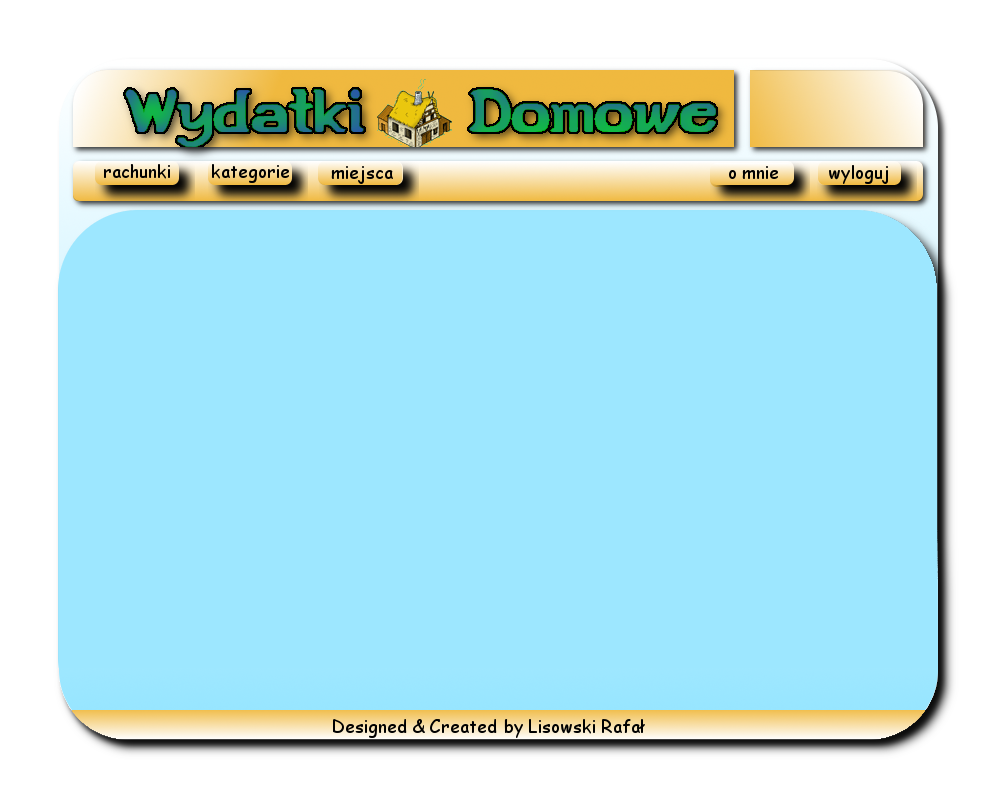
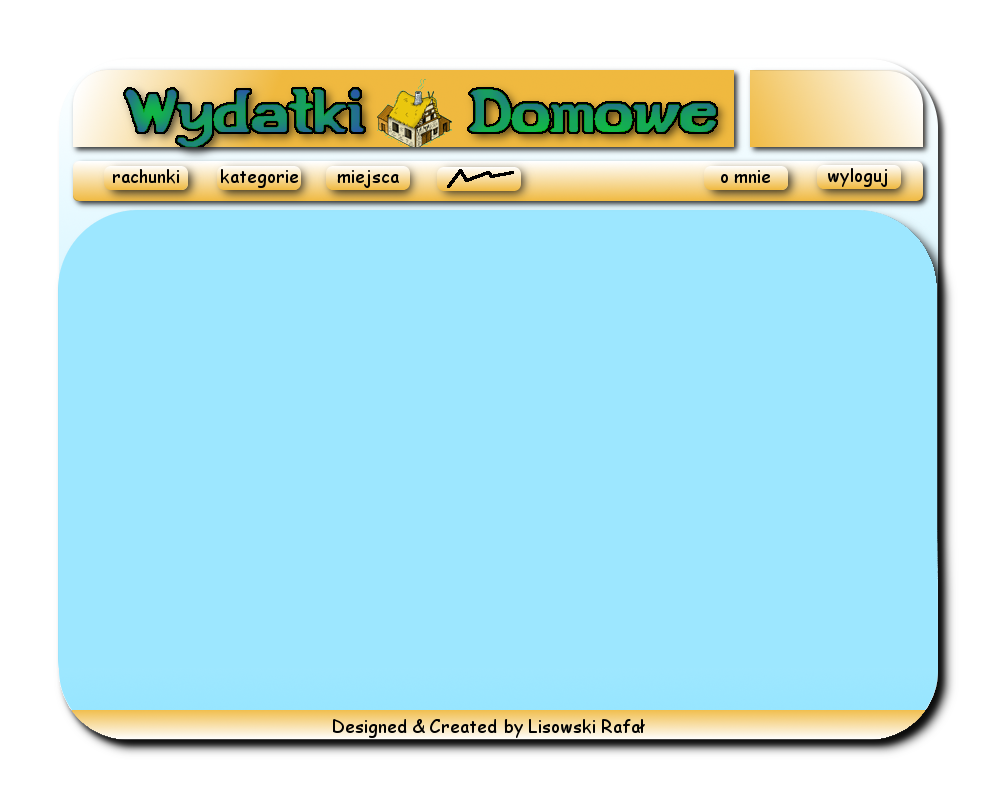
Before/after of a 1000 × 800 layered artwork. What changed in the layer stack:
showed "kategorie wcisniety" over [221, 169, 298, 188]
hid "kategorie" over [212, 164, 289, 183]
showed "guzik wyloguj wcisniety" over [817, 165, 901, 189]
showed "guzik wyloguj wcisniety cien" over [809, 159, 915, 201]
hid "guzik wyloguj cien" over [817, 161, 917, 201]
hid "guzik wyloguj" over [818, 161, 902, 185]
showed "guzik o mnie wcisniety" over [704, 166, 788, 190]
showed "guzik o mnie wcisniety cien" over [701, 161, 804, 201]
hid "guzik o mnie cien" over [710, 161, 810, 201]
hid "guzik o mnie" over [710, 163, 794, 187]
added layer "guzik statystyki wcisniety" above "guzik statystyki wcisniety cien" over [437, 167, 521, 191]
added layer "guzik statystyki wcisniety cien" (80%) above "guzik statystyki" over [433, 161, 533, 201]
showed "guzik miejsca wcisniety" over [326, 166, 410, 190]
showed "guzik miejsca wcisniety cien" over [318, 161, 421, 201]
hid "guzik miejsca", moved it above "guzik miejsca cien" over [318, 161, 402, 185]
hid "guzik miejsca cien" over [319, 161, 419, 201]
showed "guzik kategorie wcisniety" over [217, 166, 301, 190]
showed "guzik kategorie wcisniety cien" over [210, 161, 313, 201]
hid "guzik kategorie cien" over [208, 161, 308, 201]
hid "guzik kategorie" over [208, 161, 292, 185]
showed "guzik rachunki wcisniety" over [104, 166, 188, 190]
showed "guzik rachunki wcisniety cien" over [98, 161, 201, 201]
hid "guzik rachunki cien" over [95, 161, 195, 201]
hid "guzik rachunki" over [95, 161, 179, 185]
…and 8 more changes (8 visibility)
